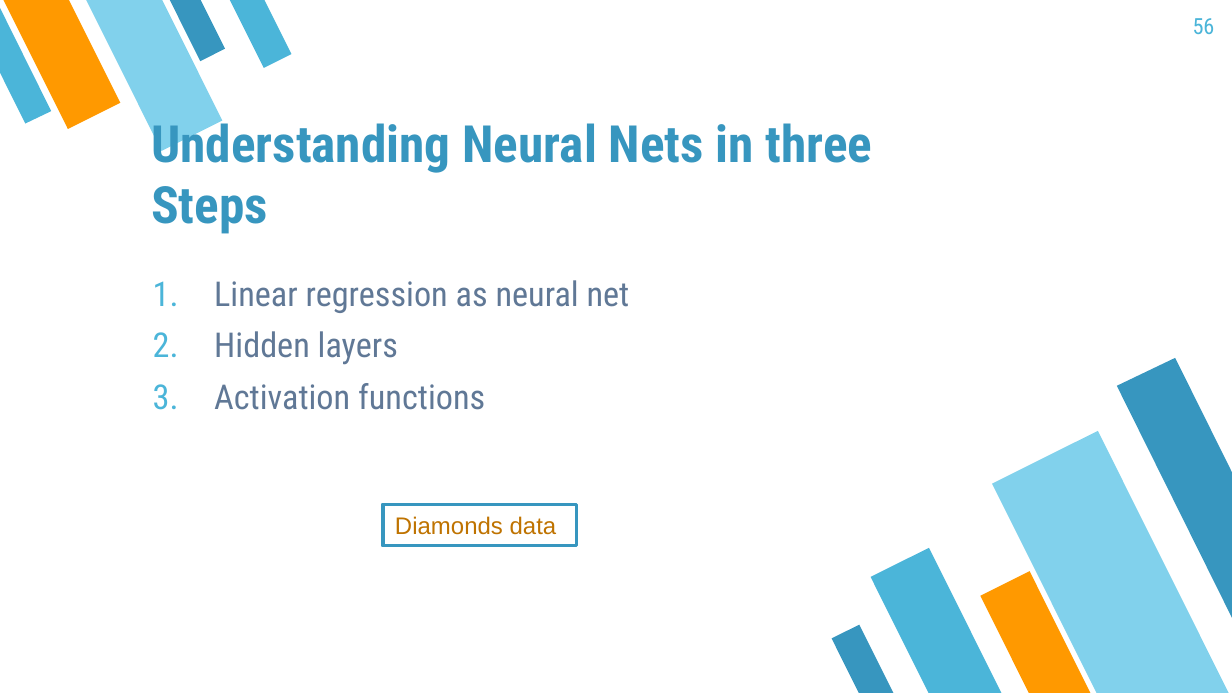
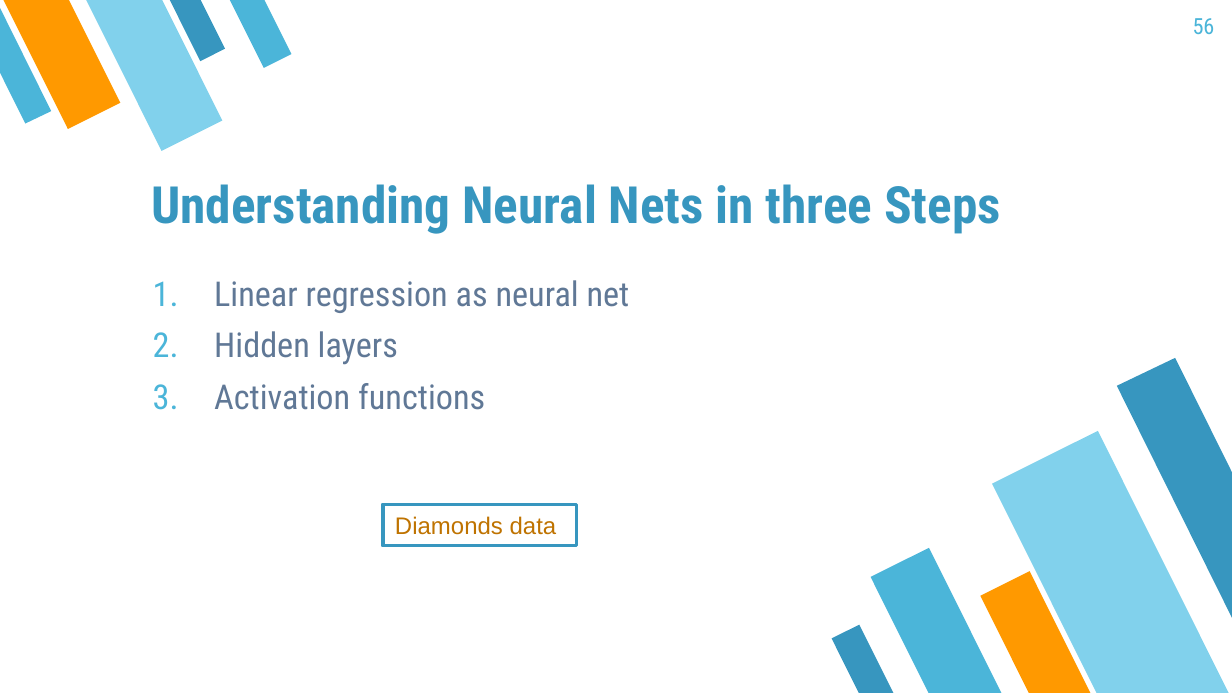
Before and after one commit to mayer79/ml_lecture, a slide deck: slide 56 of slides/ML_Lecture.pptx. Drawn at 1232x693 pixels with LibreOffice and Linux fonts; fonts in the diff are those of the drawing. Boxes give left, top, right and bottom in pixels: in the first picture for what was removed or moved away, otherwise in the second. Text is boxed around its words. In the diff, an @@ line names an element or a change of style, - is before the commit and + after.

```diff
--- a/slides/ML_Lecture.pptx
+++ b/slides/ML_Lecture.pptx
@@ title "Understanding Neural Nets in three ..." rewrapped from box(151, 115, 873, 234) to box(151, 184, 1001, 234) @@
```
Also in this commit, not shown: 18 other slides changed.
